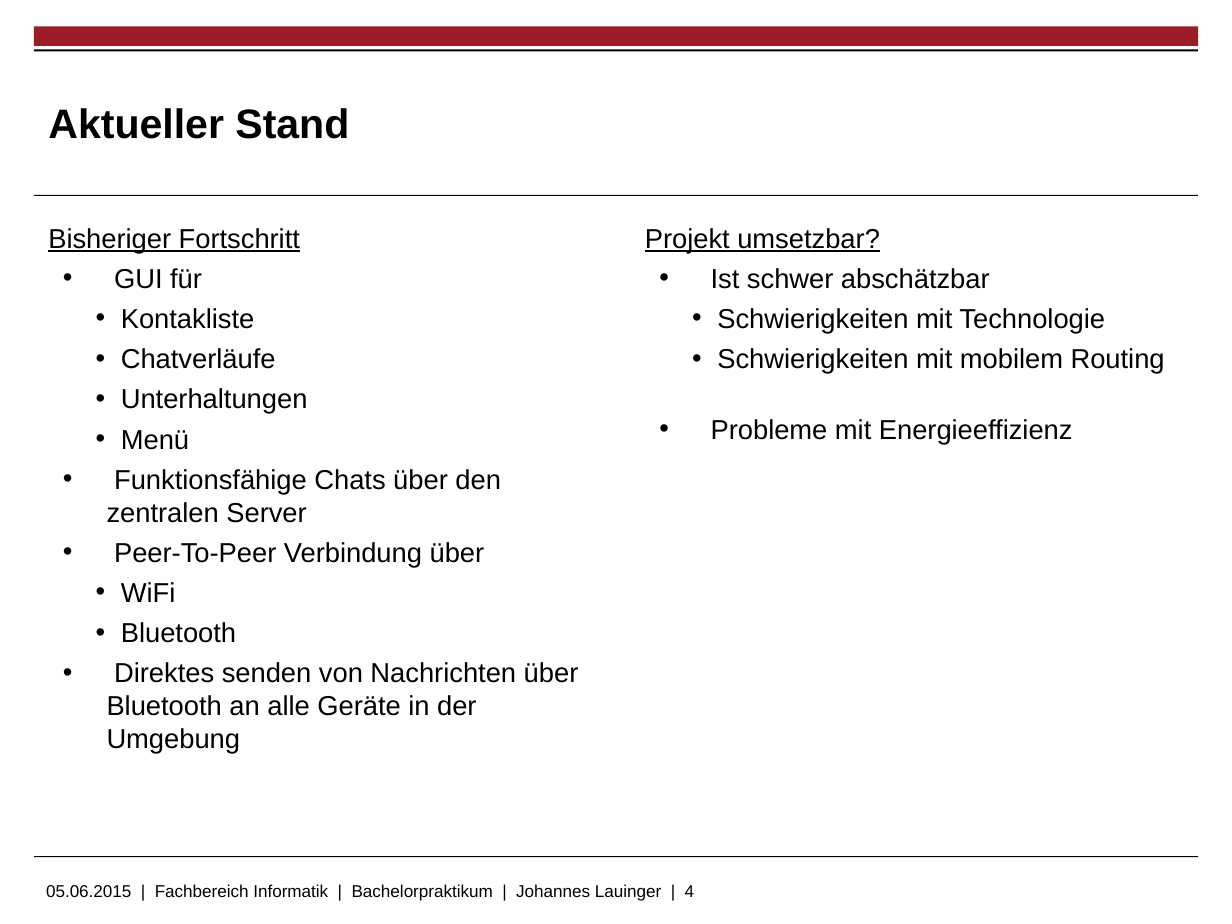
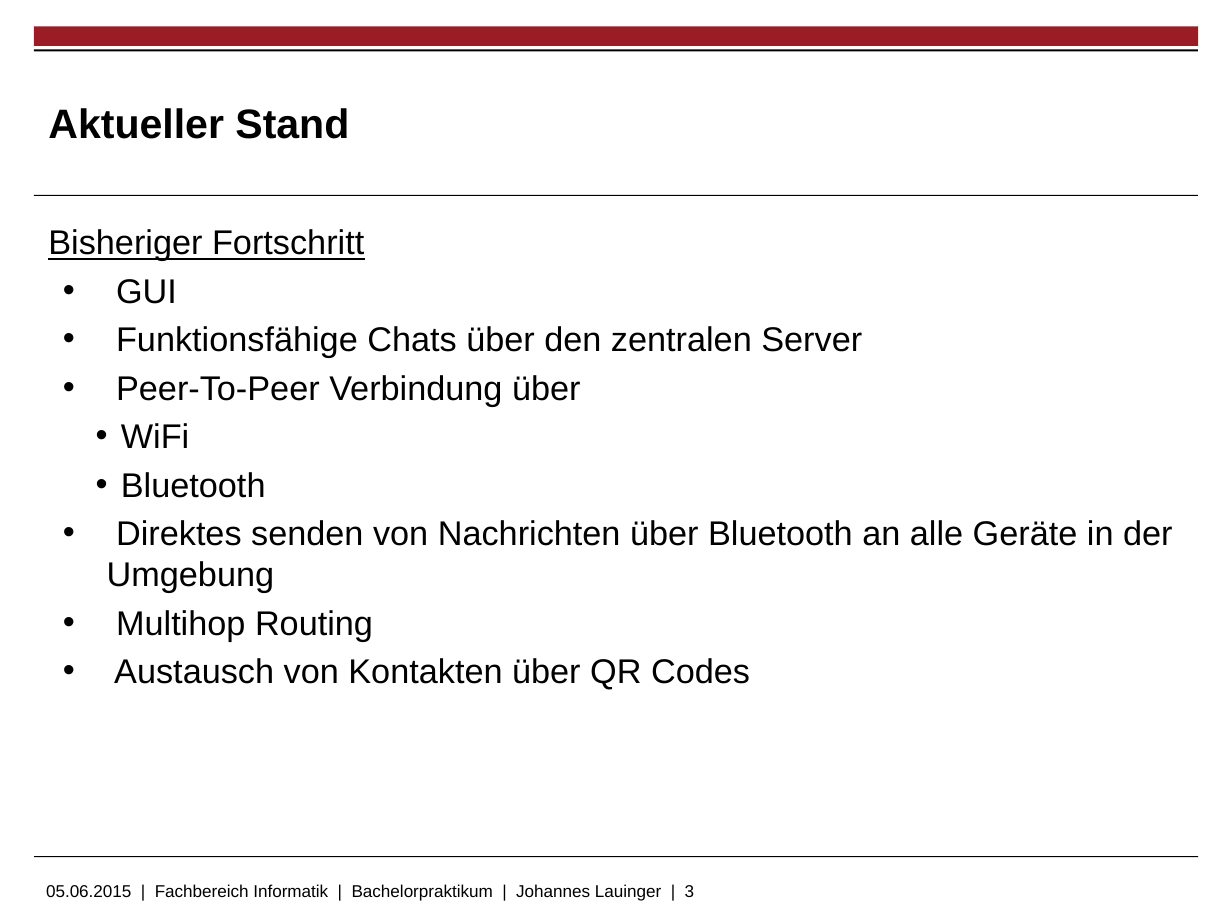
Before and after one commit to bonfire-chat/bonfire-chat-android, a slide deck: slide 3 of Vortrag/bonfire-folien-johannes.odp (slide 4 before the commit). Drawn at 1232x924 pixels with LibreOffice and Linux fonts; fonts in the diff are those of the drawing; background and template pictures are left out. Boxes give left, top, right and bottom in pixels: in the first picture for what was removed or moved away, otherwise in the second. Text is boxed around its words. In the diff, an @@ line names an element or a change of style, - is before the commit and + after.

```diff
--- a/Vortrag/bonfire-folien-johannes.odp
+++ b/Vortrag/bonfire-folien-johannes.odp
@@ text at [48, 229, 1173, 593]: size 16 to 20 pt in "Bisheriger Fortschritt", "Funktionsfähige Chats über den zentralen Server", "Peer-To-Peer Verbindung über", "WiFi" and 2 more places @@
@@ text removed at [645, 228, 1165, 445] @@
-Projekt umsetzbar?
-• Ist schwer abschätzbar
-    • Schwierigkeiten mit Technologie
-    • Schwierigkeiten mit mobilem Routing
-• Probleme mit Energieeffizienz
@@ text at [116, 279, 177, 304]: text changed; size 16 to 20 pt @@
-• GUI für
-    • Kontakliste
-    • Chatverläufe
-    • Unterhaltungen
-    • Menü
+• GUI
@@ text at [114, 610, 750, 690]: paragraphs added @@
+• Multihop Routing
+• Austausch von Kontakten über QR Codes
@@ text at [46, 884, 695, 901]: text changed @@
-05.06.2015 | Fachbereich Informatik | Bachelorpraktikum | Johannes Lauinger | 4
+05.06.2015 | Fachbereich Informatik | Bachelorpraktikum | Johannes Lauinger | 3
```
Also in this commit, not shown: 3 other slides changed, 2 slides added, 1 slide removed, 1 other file.
